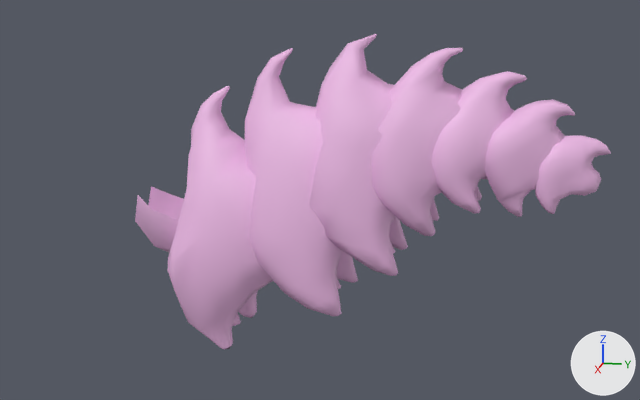
One commit to the FBX model Assets/Models/Shrimp/Armed Nylon/Shrimp_Tail_ANylon.fbx: the scene before it, then after it.
One viewpoint serves both versions: a camera (50 mm lens) standing at (2.235, 1.309, 0.618) and looking at (-0.013, 0.86, 0.056). The axes (+X, +Y, +Z) are drawn at lower right. The lights are the same throughout. Where no turn or scale is listed for an object, it has been applied to the vertices. Vertices at the same position are counted once.

Before the edit, the objects in view are built like this:
```python
ob_guts_low_001 = bpy.data.objects.new('Guts_low.001', me_mesh_153)
ob_guts_low_001.location = (0.0, 1.047, 0.082)
ob_guts_low_001.scale = (0.0, 0.0, 0.0)
ob_tail_shell_1_low_001 = bpy.data.objects.new('Tail_shell_1_low.001', me_mesh_146)
ob_tail_shell_1_low_001.location = (0.0, 0.866, 0.068)
ob_tail_shell_1_low_001.scale = (0.0, 0.0, 0.0)
ob_tail_shell_2_low_001 = bpy.data.objects.new('tail_shell_2_low.001', me_mesh_147)
ob_tail_shell_2_low_001.location = (0.0, 1.011, 0.14)
ob_tail_shell_2_low_001.scale = (0.0, 0.0, 0.0)
ob_tail_shell_3_low_001 = bpy.data.objects.new('tail_shell_3_low.001', me_mesh_148)
ob_tail_shell_3_low_001.location = (0.0, 1.148, 0.197)
ob_tail_shell_3_low_001.scale = (0.0, 0.0, 0.0)
ob_tail_shell_4_low_001 = bpy.data.objects.new('tail_shell_4_low.001', me_mesh_149)
ob_tail_shell_4_low_001.location = (0.0, 1.274, 0.206)
ob_tail_shell_4_low_001.scale = (0.0, 0.0, 0.0)
ob_tail_shell_5_low_001 = bpy.data.objects.new('tail_shell_5_low.001', me_mesh_150)
ob_tail_shell_5_low_001.location = (0.0, 1.398, 0.195)
ob_tail_shell_5_low_001.scale = (0.0, 0.0, 0.0)
ob_tail_shell_end_low_001 = bpy.data.objects.new('tail_shell_end_low.001', me_mesh_151)
ob_tail_shell_end_low_001.location = (0.0, 1.481, 0.144)
ob_tail_shell_end_low_001.scale = (0.0, 0.0, 0.0)
ob_tail_shell_low_001 = bpy.data.objects.new('tail_shell_low.001', me_mesh_152)
ob_tail_shell_low_001.location = (0.0, 0.685, -0.036)
ob_tail_shell_low_001.scale = (0.0, 0.0, 0.0)
```
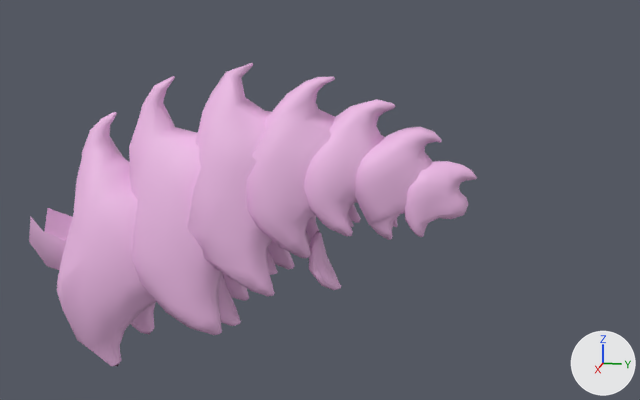
The newer file is also turned or shifted as a whole; pictures and numbers use the older file's frame.

Changed parts and their boxes (x1, y1, x2, y2) in the pictures (640 x 400 px):
'Tail_shell_1_low.001', moved
    before: (245, 48, 358, 316)
    after: (129, 76, 249, 335)
'tail_shell_low.001', moved
    before: (168, 86, 273, 349)
    after: (57, 112, 156, 366)
'tail_shell_2_low.001', moved
    before: (309, 34, 408, 276)
    after: (188, 63, 295, 297)
'tail_shell_3_low.001', moved
    before: (371, 48, 463, 236)
    after: (246, 76, 335, 258)
'tail_shell_4_low.001', moved
    before: (432, 71, 527, 214)
    after: (304, 99, 396, 237)
'tail_shell_5_low.001', moved
    before: (485, 99, 575, 217)
    after: (355, 127, 442, 240)
'tail_shell_end_low.001', moved
    before: (535, 135, 611, 214)
    after: (404, 161, 477, 237)
'Guts_low.001', moved
    before: (135, 176, 487, 253)
    after: (29, 201, 358, 270)
'swimeret_low.008', moved
    before: (391, 244, 396, 254)
    after: (266, 249, 278, 275)

Diff of the bpy script that builds the scene:
```diff
--- a/Assets/Models/Shrimp/Armed Nylon/Shrimp_Tail_ANylon.fbx.py
+++ b/Assets/Models/Shrimp/Armed Nylon/Shrimp_Tail_ANylon.fbx.py
@@ me_mesh_146 @@
 me_mesh_146.from_pydata(...)  # 197 vertices, 204 faces; spans x -173288.0..173288.0, y -207050.0..193097.0, z -278420.0..387736.0
 # used by ob_tail_shell_1_low_001; location = (0.0, 0.866, 0.068); scale = (0.0, 0.0, 0.0)
+# me_mesh_146 part 8: the whole mesh is moved by (0.0, 545199.0, -9483.0)
 me_mesh_146.materials.append(mat_shrimp_001)
@@ me_mesh_150 @@
 me_mesh_150.from_pydata(...)  # 204 vertices, 210 faces; spans x -84417.0..84417.0, y -120132.0..97940.0, z -138361.0..145352.0
 # used by ob_tail_shell_5_low_001; location = (0.0, 1.398, 0.195); scale = (0.0, 0.0, 0.0)
+# me_mesh_150 part 5: the whole mesh is moved by (0.0, 1078157.0, 117919.0)
 me_mesh_150.materials.append(mat_shrimp_001)
@@ me_mesh_149 @@
 me_mesh_149.from_pydata(...)  # 172 vertices, 168 faces; spans x -102134.0..102134.0, y -143453.0..131623.0, z -144798.0..201230.0
 # used by ob_tail_shell_4_low_001; location = (0.0, 1.274, 0.206); scale = (0.0, 0.0, 0.0)
+# me_mesh_149 part 6: the whole mesh is moved by (0.0, 954109.0, 128644.0)
 me_mesh_149.materials.append(mat_shrimp_001)
@@ me_mesh_151 @@
 me_mesh_151.from_pydata(...)  # 216 vertices, 218 faces; spans x -60863.0..60854.0, y -75080.0..106238.0, z -80669.0..109606.0
 # used by ob_tail_shell_end_low_001; location = (0.0, 1.481, 0.144); scale = (0.0, 0.0, 0.0)
+# me_mesh_151 part 2: the whole mesh is moved by (5.0, 1160976.0, 67074.0)
 me_mesh_151.materials.append(mat_shrimp_001)
@@ me_mesh_152 @@
 me_mesh_152.from_pydata(...)  # 200 vertices, 206 faces; spans x -172681.0..172650.0, y -208722.0..230561.0, z -298121.0..390343.0
 # used by ob_tail_shell_low_001; location = (0.0, 0.685, -0.036); scale = (0.0, 0.0, 0.0)
+# me_mesh_152 part 4: the whole mesh is moved by (15.0, 364844.0, -113018.0)
 me_mesh_152.materials.append(mat_shrimp_001)
@@ me_mesh_153 @@
 me_mesh_153.from_pydata(...)  # 86 vertices, 66 faces; spans x -93496.0..93468.0, y -689190.0..491845.0, z -226991.0..133399.0
 # used by ob_guts_low_001; location = (0.0, 1.047, 0.082); scale = (0.0, 0.0, 0.0)
+# me_mesh_153 part 3: the whole mesh is moved by (14.0, 726371.0, 4906.0)
 me_mesh_153.materials.append(mat_shrimp_001)
@@ me_mesh_148 @@
 me_mesh_148.from_pydata(...)  # 185 vertices, 184 faces; spans x -135391.0..135391.0, y -179547.0..168063.0, z -196942.0..265432.0
 # used by ob_tail_shell_3_low_001; location = (0.0, 1.148, 0.197); scale = (0.0, 0.0, 0.0)
+# me_mesh_148 part 7: the whole mesh is moved by (0.0, 828015.0, 119722.0)
 me_mesh_148.materials.append(mat_shrimp_001)
@@ me_mesh_147 @@
 me_mesh_147.from_pydata(...)  # 146 vertices, 154 faces; spans x -165328.0..165328.0, y -180270.0..163866.0, z -239958.0..353411.0
 # used by ob_tail_shell_2_low_001; location = (0.0, 1.011, 0.14); scale = (0.0, 0.0, 0.0)
+# me_mesh_147 part 1: the whole mesh is moved by (0.0, 690451.0, 62829.0)
 me_mesh_147.materials.append(mat_shrimp_001)
@@ ob_tail_shell_1_low_001 @@
 ob_tail_shell_1_low_001 = bpy.data.objects.new('Tail_shell_1_low.001', me_mesh_146)
-ob_tail_shell_1_low_001.location = (0.0, 0.866, 0.068)
+ob_tail_shell_1_low_001.location = (0.0, 0.0, 0.0)
 ob_tail_shell_1_low_001.scale = (0.0, 0.0, 0.0)
@@ ob_tail_shell_5_low_001 @@
 ob_tail_shell_5_low_001 = bpy.data.objects.new('tail_shell_5_low.001', me_mesh_150)
-ob_tail_shell_5_low_001.location = (0.0, 1.398, 0.195)
+ob_tail_shell_5_low_001.location = (0.0, 0.0, 0.0)
 ob_tail_shell_5_low_001.scale = (0.0, 0.0, 0.0)
@@ ob_tail_shell_4_low_001 @@
 ob_tail_shell_4_low_001 = bpy.data.objects.new('tail_shell_4_low.001', me_mesh_149)
-ob_tail_shell_4_low_001.location = (0.0, 1.274, 0.206)
+ob_tail_shell_4_low_001.location = (0.0, 0.0, 0.0)
 ob_tail_shell_4_low_001.scale = (0.0, 0.0, 0.0)
@@ ob_tail_shell_end_low_001 @@
 ob_tail_shell_end_low_001 = bpy.data.objects.new('tail_shell_end_low.001', me_mesh_151)
-ob_tail_shell_end_low_001.location = (0.0, 1.481, 0.144)
+ob_tail_shell_end_low_001.location = (0.0, 0.0, 0.0)
 ob_tail_shell_end_low_001.scale = (0.0, 0.0, 0.0)
@@ ob_tail_shell_low_001 @@
 ob_tail_shell_low_001 = bpy.data.objects.new('tail_shell_low.001', me_mesh_152)
-ob_tail_shell_low_001.location = (0.0, 0.685, -0.036)
+ob_tail_shell_low_001.location = (0.0, 0.0, 0.0)
 ob_tail_shell_low_001.scale = (0.0, 0.0, 0.0)
@@ ob_guts_low_001 @@
 ob_guts_low_001 = bpy.data.objects.new('Guts_low.001', me_mesh_153)
-ob_guts_low_001.location = (0.0, 1.047, 0.082)
+ob_guts_low_001.location = (0.0, 0.0, 0.0)
 ob_guts_low_001.scale = (0.0, 0.0, 0.0)
@@ ob_tail_shell_3_low_001 @@
 ob_tail_shell_3_low_001 = bpy.data.objects.new('tail_shell_3_low.001', me_mesh_148)
-ob_tail_shell_3_low_001.location = (0.0, 1.148, 0.197)
+ob_tail_shell_3_low_001.location = (0.0, 0.0, 0.0)
 ob_tail_shell_3_low_001.scale = (0.0, 0.0, 0.0)
@@ ob_tail_shell_2_low_001 @@
 ob_tail_shell_2_low_001 = bpy.data.objects.new('tail_shell_2_low.001', me_mesh_147)
-ob_tail_shell_2_low_001.location = (0.0, 1.011, 0.14)
+ob_tail_shell_2_low_001.location = (0.0, 0.0, 0.0)
 ob_tail_shell_2_low_001.scale = (0.0, 0.0, 0.0)
@@ ob_swimeret_low_008 @@
 ob_swimeret_low_008 = bpy.data.objects.new('swimeret_low.008', me_mesh_157)
-ob_swimeret_low_008.location = (0.0, 1.019, 0.002)
+ob_swimeret_low_008.location = (0.0, 0.0, 0.0)
 ob_swimeret_low_008.rotation_euler = (0.0594, 0.0, 0.0)  # degrees (3.4, 0, 0)
```
